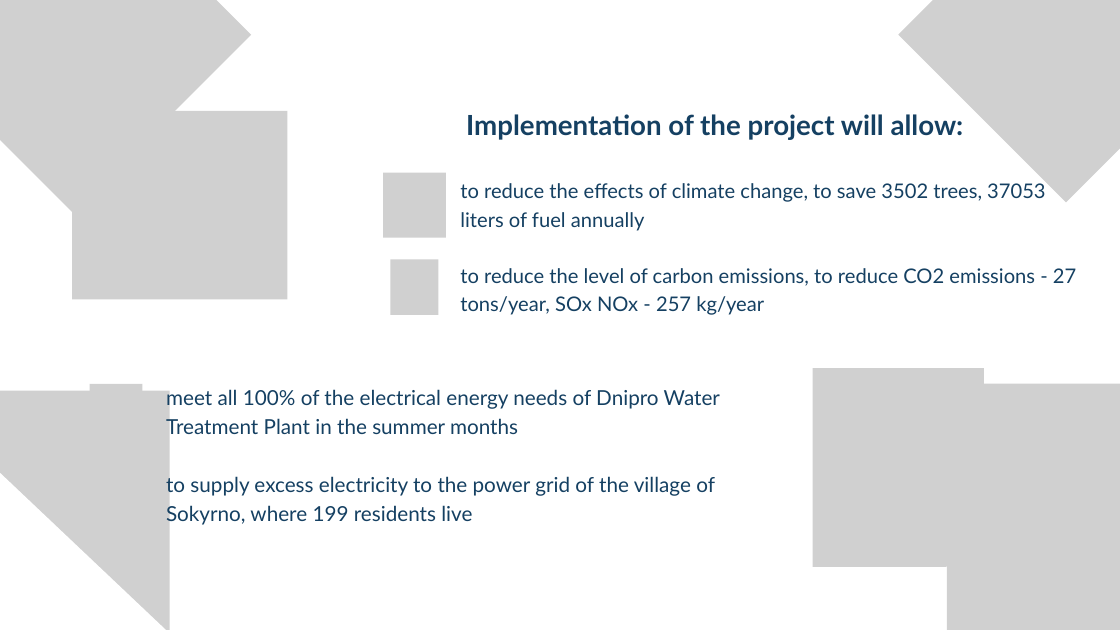
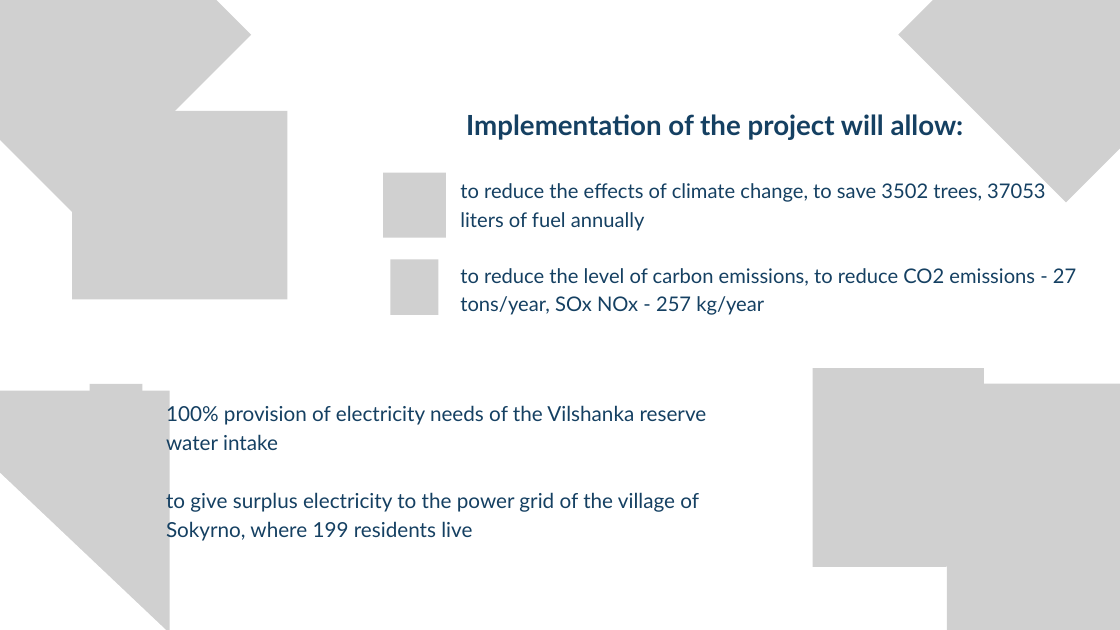
Before and after one commit to Digital-transformation-chmr/Rebuild-Ukraine, a slide deck: slide 4 of public/projects/15-solar-power-plant-vilshanka/15-solar-power-plant-vilshanka.pptx. Drawn at 1120x630 pixels with LibreOffice and Linux fonts; fonts in the diff are those of the drawing; grey boxes stand for pictures; background and template pictures are left out. Boxes give left, top, right and bottom in pixels: in the first picture for what was removed or moved away, otherwise in the second. Text is boxed around its words. In the diff, an @@ line names an element or a change of style, - is before the commit and + after.

```diff
--- a/public/projects/15-solar-power-plant-vilshanka/15-solar-power-plant-vilshanka.pptx
+++ b/public/projects/15-solar-power-plant-vilshanka/15-solar-power-plant-vilshanka.pptx
@@ text at (x1=166, y1=403, x2=707, y2=542): text changed @@
-meet all 100% of the electrical energy needs of Dnipro Water Treatment Plant in the summer months
-to supply excess electricity to the power grid of the village of Sokyrno, where 199 residents live
+100% provision of electricity needs of the Vilshanka reserve water intake
+to give surplus electricity to the power grid of the village of Sokyrno, where 199 residents live
```
Also in this commit, not shown: 5 other files.
